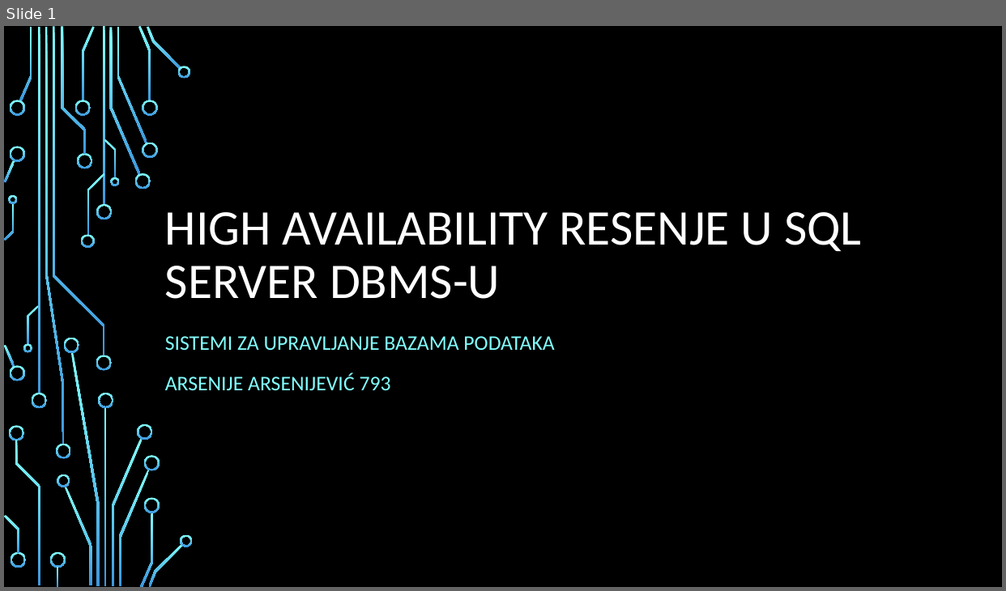
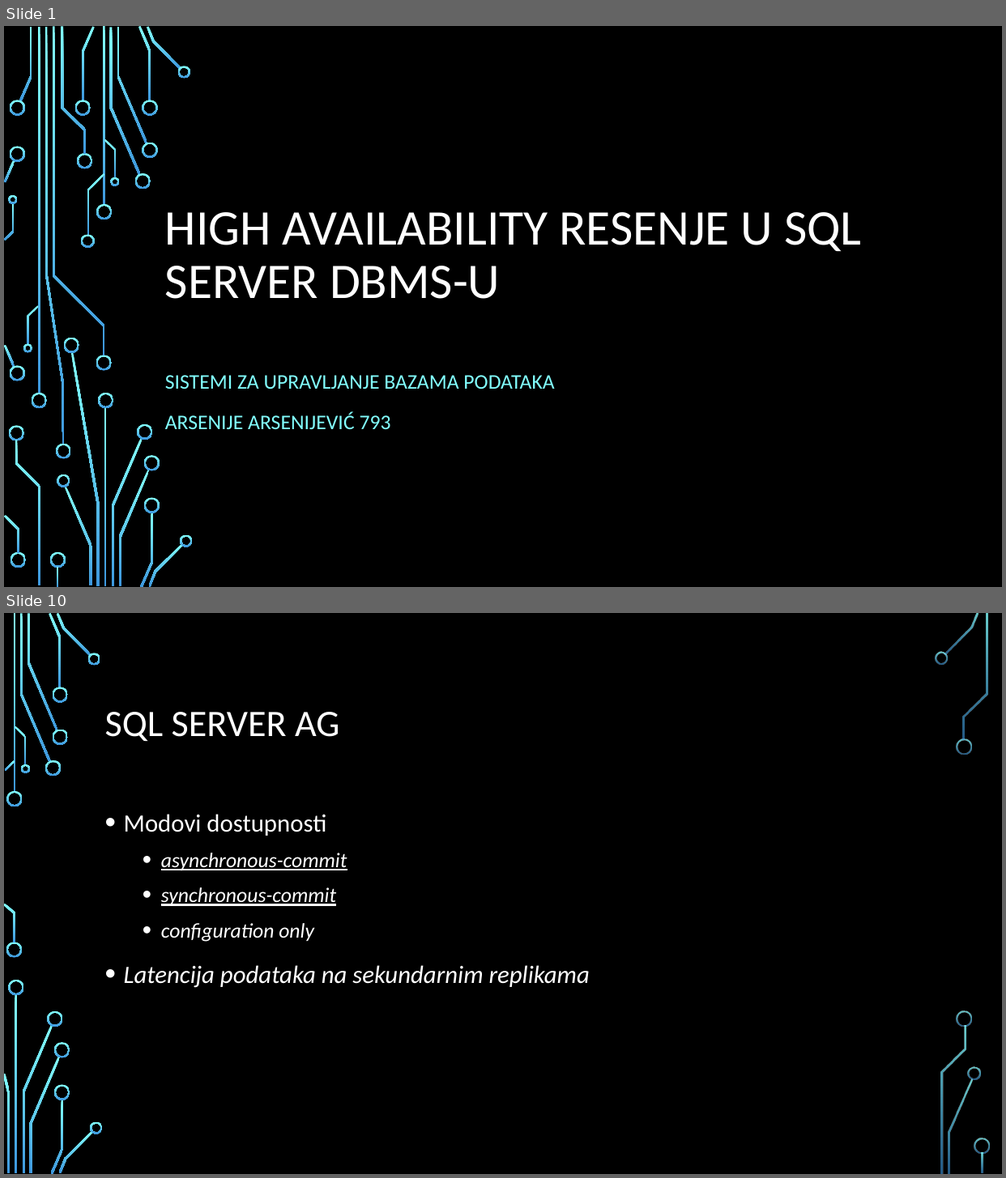
Before and after one commit to ArxyaArsa/master-dbms, a slide deck: Seminarski 3/3. High-Availability sistem u SQL Server DBMS-u.pptx. Shown one above the other, each under a label of ours: slide 1 before the commit, slides 1 and 10 after it; the slides between them are not shown. The pictures are 1006x591 and 1006x1178 pixels, drawn with LibreOffice and Linux fonts; fonts in the diff are those of the drawing; background and template pictures are left out. Boxes give left, top, right and bottom in pixels: in the first picture for what was removed or moved away, otherwise in the second. Text is boxed around its words. In the diff, an @@ line names an element or a change of style, - is before the commit and + after.

```diff
--- a/Seminarski 3/3. High-Availability sistem u SQL Server DBMS-u.pptx
+++ b/Seminarski 3/3. High-Availability sistem u SQL Server DBMS-u.pptx
@@ slide 10 added at box(4, 613, 1002, 1174), background picture (left out) @@
@@ title added at box(105, 712, 339, 741), 36 pt, text #FFFFFF @@
+SQL SERVER AG
@@ text added at box(124, 814, 590, 988), 24 pt, text #FFFFFF, italic @@
+• Modovi dostupnosti
+  • asynchronous-commit
+  • synchronous-commit
+  • configuration only
+• Latencija podataka na sekundarnim replikama
@@ group added at box(4, 613, 990, 1174): 33 freeform shapes, 3 rectangles @@
@@ slide 1 changed as well @@
@@ subtitle "SISTEMI ZA UPRAVLJANJE BAZAMA PODATAKA": place and size @@
-subtitle "SISTEMI ZA UPRAVLJANJE BAZAMA PODATAKA" at box(165, 336, 554, 390)
+subtitle "SISTEMI ZA UPRAVLJANJE BAZAMA PODATAKA" at box(165, 375, 554, 429)
```
Also in this commit, not shown: 14 other slides added, 1 other file.
